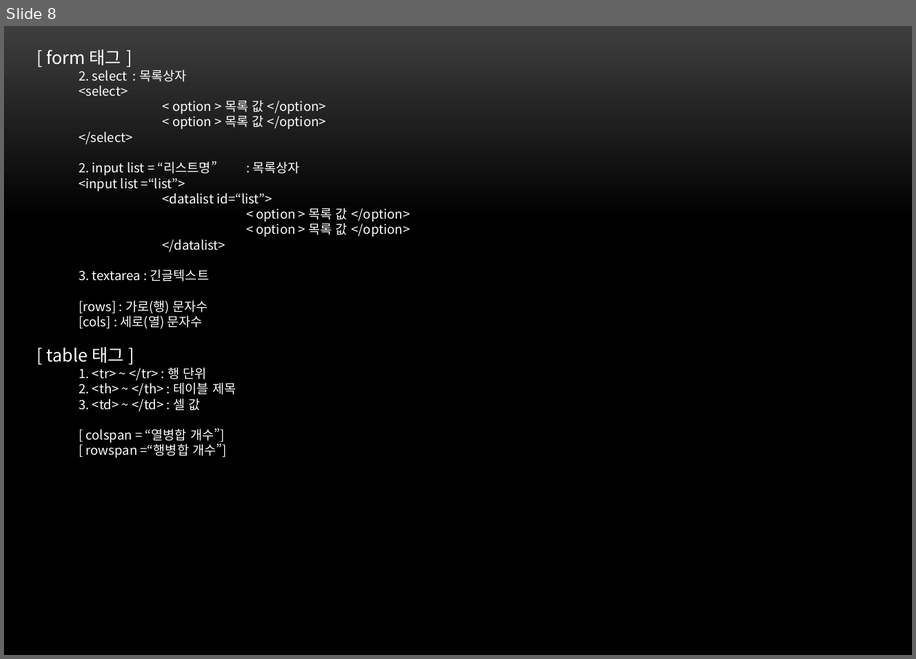
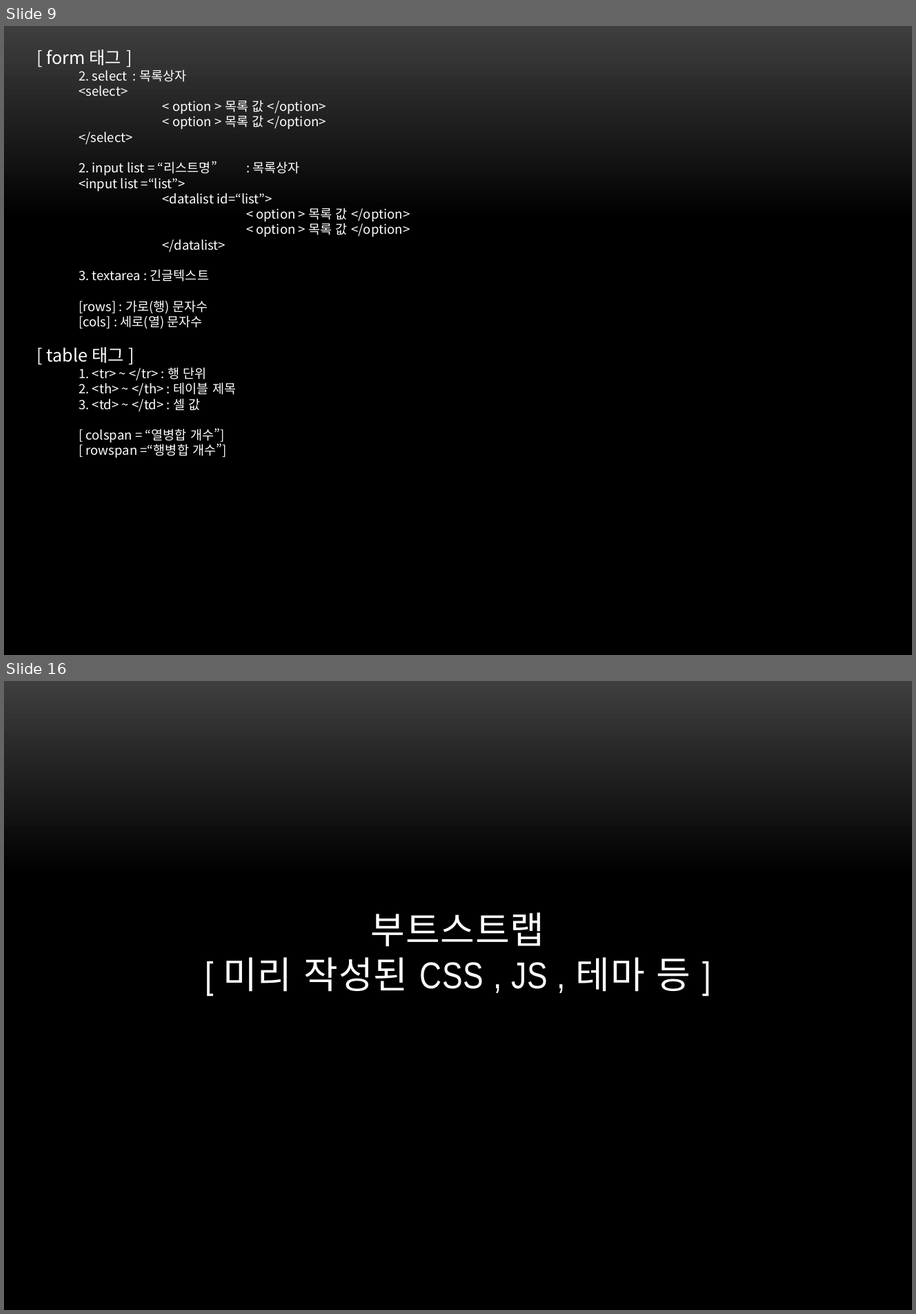
Before and after one commit to itdanja/web_ezen_1, a slide deck: front/src/main/webapp/web.pptx. Shown one above the other, each under a label of ours: slide 8 before the commit, slides 9 and 16 after it; the slides between them are not shown. The pictures are 916x659 and 916x1314 pixels, drawn with LibreOffice and Linux fonts; fonts in the diff are those of the drawing; background and template pictures are left out. Boxes give left, top, right and bottom in pixels: in the first picture for what was removed or moved away, otherwise in the second. Text is boxed around its words. In the diff, an @@ line names an element or a change of style, - is before the commit and + after.

```diff
--- a/front/src/main/webapp/web.pptx
+++ b/front/src/main/webapp/web.pptx
@@ slide 16 added at bbox=[4, 681, 912, 1310], background gradient #3F3F3F to #000000 @@
@@ title added at bbox=[223, 912, 691, 991], 32 pt, text #FFFFFF @@
+부트스트랩
+[ 미리 작성된 CSS , JS , 테마 등 ]
@@ what was slide 8 is now slide 9 @@
```
Also in this commit, not shown: 3 slides changed, 7 other slides added, 1 other file.
